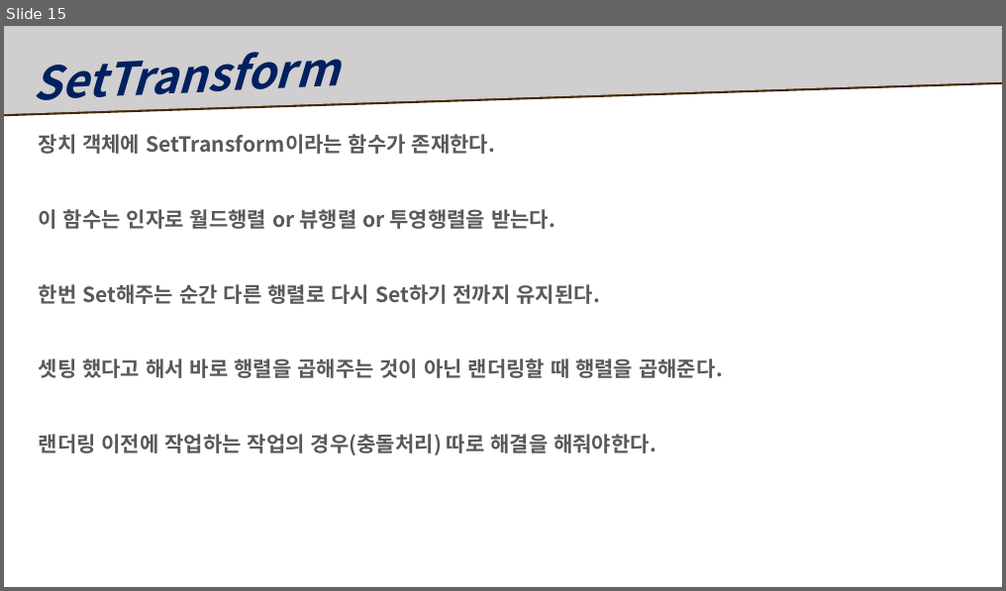
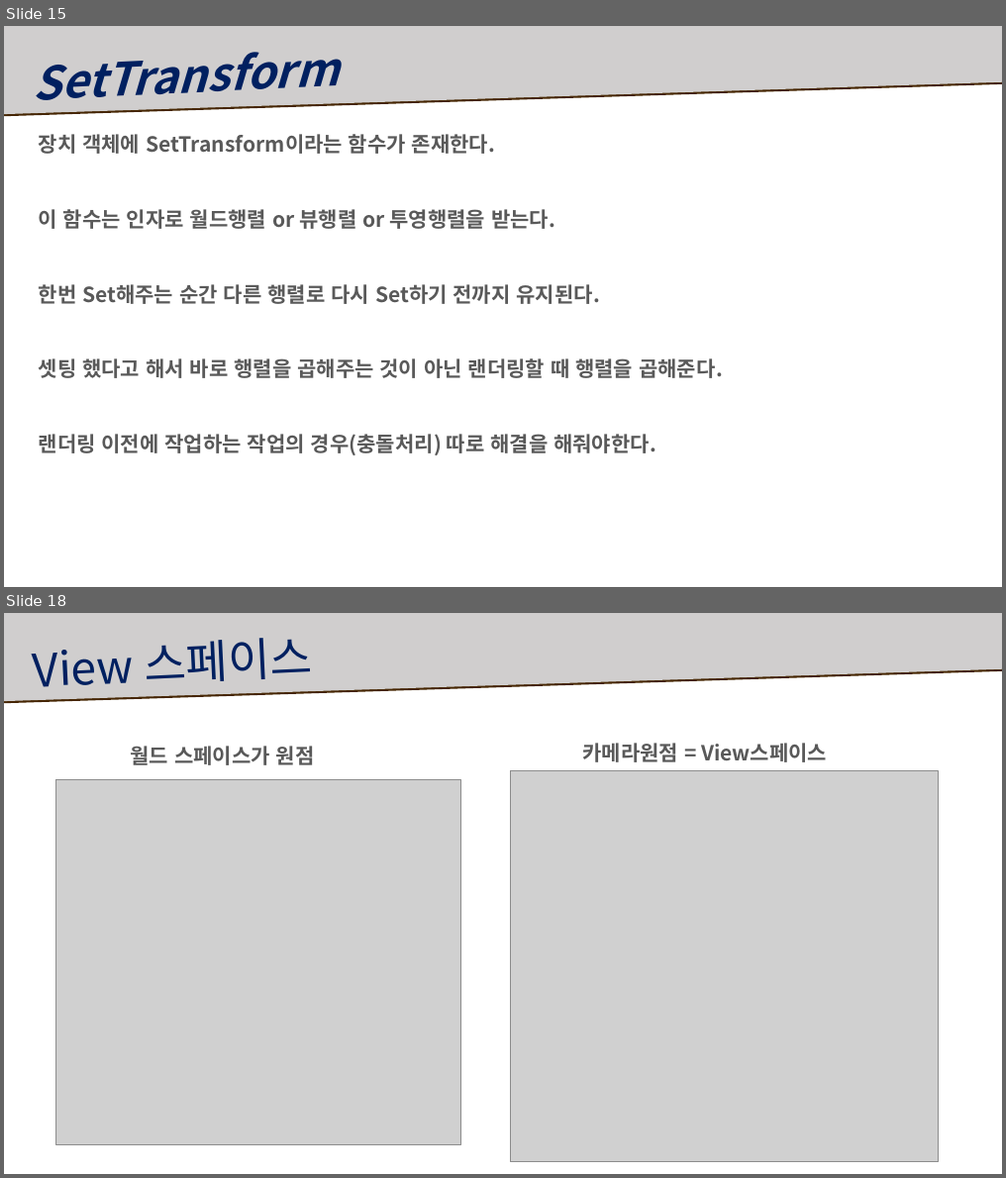
Before and after one commit to Ahnhyunsoo/Study, a slide deck: 5Month/복습자료/수업 복습.pptx. Shown one above the other, each under a label of ours: slide 15 before the commit, slides 15 and 18 after it; the slides between them are not shown. The pictures are 1006x591 and 1006x1178 pixels, drawn with LibreOffice and Linux fonts; fonts in the diff are those of the drawing; grey boxes stand for pictures. Boxes give left, top, right and bottom in pixels: in the first picture for what was removed or moved away, otherwise in the second. Text is boxed around its words. In the diff, an @@ line names an element or a change of style, - is before the commit and + after.

```diff
--- a/5Month/복습자료/수업 복습.pptx
+++ b/5Month/복습자료/수업 복습.pptx
@@ slide 18 added at box(4, 613, 1002, 1174), background #FFFFFF @@
@@ freeform shape added at box(4, 613, 1002, 701), fill #D0CECE @@
@@ text added at box(145, 638, 313, 681), 44 pt, text #002060 @@
+View 스페이스
@@ text added at box(131, 746, 315, 765), 20 pt, text #595959, bold @@
+월드 스페이스가 원점
@@ text added at box(582, 743, 827, 762), 20 pt, text #595959, bold @@
+카메라원점 = View스페이스
@@ picture added at box(56, 780, 460, 1146) @@
@@ picture added at box(511, 771, 939, 1162) @@
```
Also in this commit, not shown: 4 slides changed, 17 other slides added, 1 slide removed, 3 other files.
